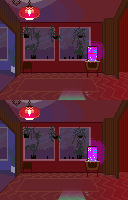
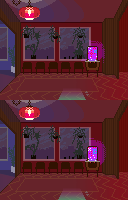
The second (128, 200) image is a revision of the first. Changes to its layers:
added layer "Layer 23" above "Background" over (35, 54, 84, 174)
